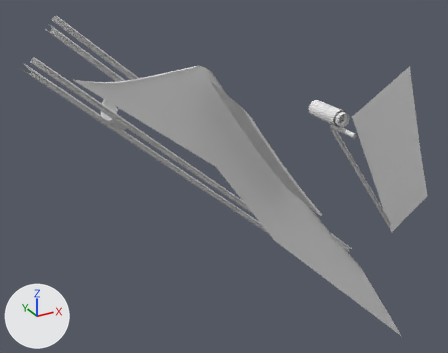
The OBJ model DarkChaos-Dev/gameitems/Primitive.LM_L_LCC1_Parts.obj as it was, and as the next commit left it.
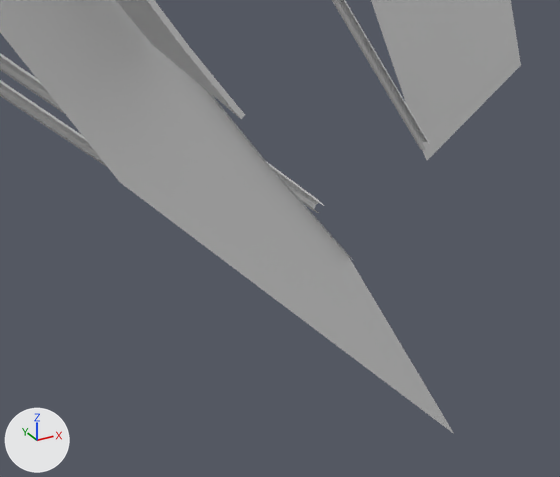
Each version appears first whole from a 50 mm camera at (-1058.0, -517.0, 86.0) aimed at (-683.0, 165.0, -255.0), and next in a close-up on the part from 51% to 99% of the width and 48% to 100% of the height. The axes (+X, +Y, +Z) are drawn at lower left. The lights are the same throughout. Where no turn or scale is listed for an object, it has been applied to the vertices. Vertices at the same position are counted once.

The first close-up shows 'LM_L_LCC1_Parts'.
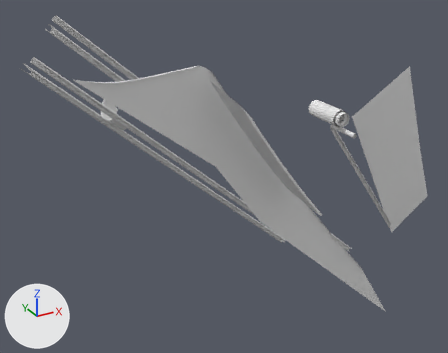
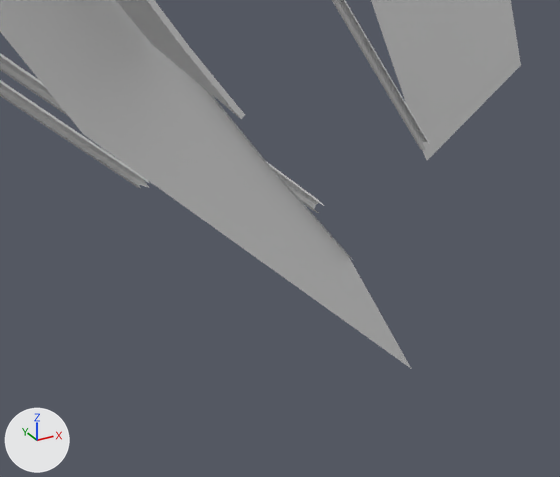
What the commit changed:
me_lm_l_lcc1_parts has 634 vertices, 991 faces and spans x -932.0..-361.0, y 15.0..222.0, z -592.0..-24.0.
me_lm_l_lcc1_parts is used by ob_lm_l_lcc1_parts; location (0.0, 0.0, 0.0).
Part 1, on me_lm_l_lcc1_parts:
Vertex 597 of me_lm_l_lcc1_parts moves from (-477.0, 174.0, -461.0) to (-668.0, 93.0, -296.0) at pixel (83, 134).
Vertex 598 of me_lm_l_lcc1_parts moves from (-477.0, 175.0, -460.0) to (-477.0, 174.0, -461.0).
Vertex 599 of me_lm_l_lcc1_parts moves from (-467.0, 173.0, -466.0) to (-477.0, 175.0, -460.0).
Vertex 600 of me_lm_l_lcc1_parts moves from (-440.0, 170.0, -446.0) at pixel (318, 212) to (-467.0, 173.0, -466.0).
Vertex 601 of me_lm_l_lcc1_parts moves from (-478.0, 174.0, -462.0) to (-440.0, 170.0, -446.0) at pixel (318, 212).
Vertex 602 of me_lm_l_lcc1_parts moves from (-466.0, 171.0, -465.0) to (-478.0, 174.0, -462.0).
Vertex 603 of me_lm_l_lcc1_parts moves from (-475.0, 168.0, -459.0) to (-466.0, 171.0, -465.0).
Vertex 604 of me_lm_l_lcc1_parts moves from (-478.0, 174.0, -462.0) to (-475.0, 168.0, -459.0).
Vertex 607 of me_lm_l_lcc1_parts moves from (-471.0, 171.0, -470.0) to (-615.0, 36.0, -275.0) at pixel (241, 119).
Vertex 608 of me_lm_l_lcc1_parts moves from (-645.0, 93.0, -330.0) at pixel (119, 182) to (-471.0, 171.0, -470.0).
Vertex 630 of me_lm_l_lcc1_parts moves from (-482.0, 89.0, -424.0) at pixel (353, 260) to (-544.0, 93.0, -410.0) at pixel (265, 264).
Vertex 631 of me_lm_l_lcc1_parts moves from (-482.0, 93.0, -424.0) at pixel (349, 257) to (-482.0, 89.0, -424.0) at pixel (353, 260).
Vertex 632 of me_lm_l_lcc1_parts moves from (-510.0, 93.0, -461.0) at pixel (306, 323) to (-482.0, 93.0, -424.0) at pixel (349, 257).
Vertex 633 of me_lm_l_lcc1_parts moves from (-375.0, 93.0, -592.0) at pixel (454, 434) to (-421.0, 93.0, -524.0) at pixel (411, 369).

What differs and where, as boxes [x1, y1, x2, y2] in the close-ups (560 x 477 px; the box of a moved part takes in the faces that stretch with it):
'LM_L_LCC1_Parts', reshaped: before [0, 0, 521, 434]; after [0, 0, 521, 368]
part 1 of me_lm_l_lcc1_parts, moved or reshaped: before [0, 9, 454, 434]; after [0, 9, 411, 368]
